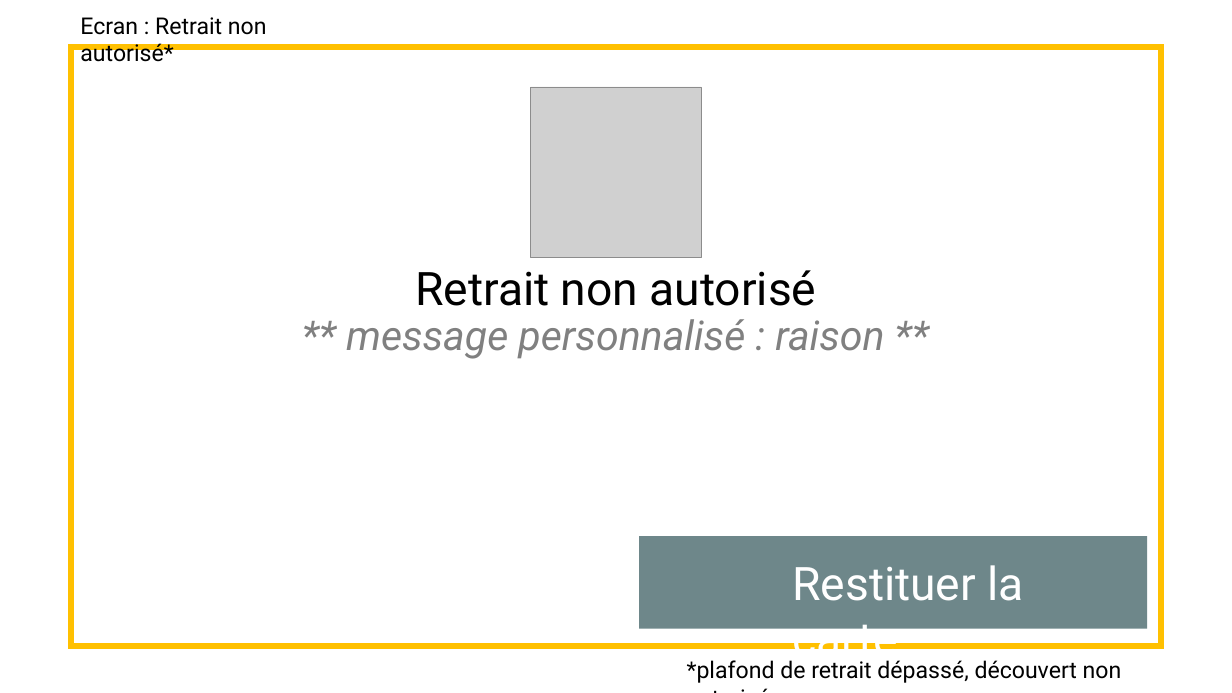
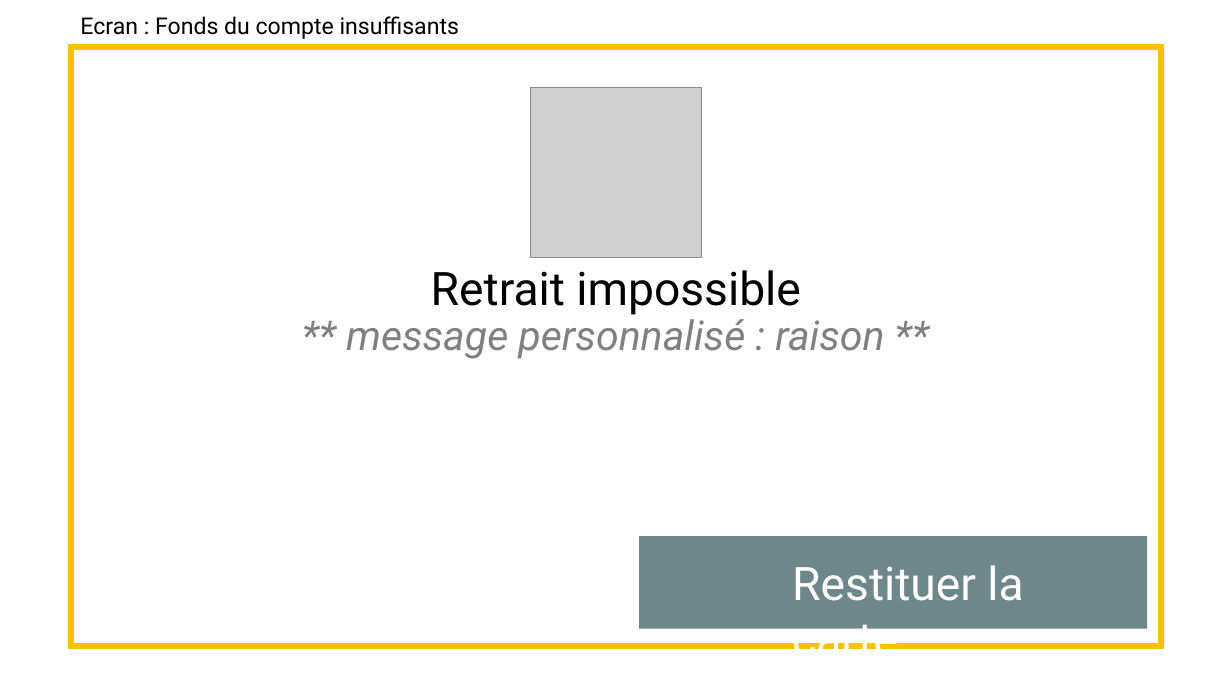
Before and after one commit to Whyuki/CDA_2005, a slide deck: slide 12 of FOAD_Unified_Process/GAB/maquettage et diagramme de navigabilité_GAB_retirer de l'argent dont s'identifier.pptx. Drawn at 1232x693 pixels with LibreOffice and Linux fonts; fonts in the diff are those of the drawing; grey boxes stand for pictures. Boxes give left, top, right and bottom in pixels: in the first picture for what was removed or moved away, otherwise in the second. Text is boxed around its words. In the diff, an @@ line names an element or a change of style, - is before the commit and + after.

```diff
--- a/FOAD_Unified_Process/GAB/maquettage et diagramme de navigabilité_GAB_retirer de l'argent dont s'identifier.pptx
+++ b/FOAD_Unified_Process/GAB/maquettage et diagramme de navigabilité_GAB_retirer de l'argent dont s'identifier.pptx
@@ text at (x1=80, y1=16, x2=459, y2=39): text changed @@
-Ecran : Retrait non autorisé*
+Ecran : Fonds du compte insuffisants
@@ text at (x1=346, y1=270, x2=884, y2=359): text changed @@
-Retrait non autorisé
-** message personnalisé : raison **
+Retrait impossible
+** message personnalisé : raison **
@@ text removed at (x1=687, y1=660, x2=1122, y2=683) @@
-*plafond de retrait dépassé, découvert non autorisé…
```
Also in this commit, not shown: 3 other slides changed, 3 slides removed, 2 other files.
